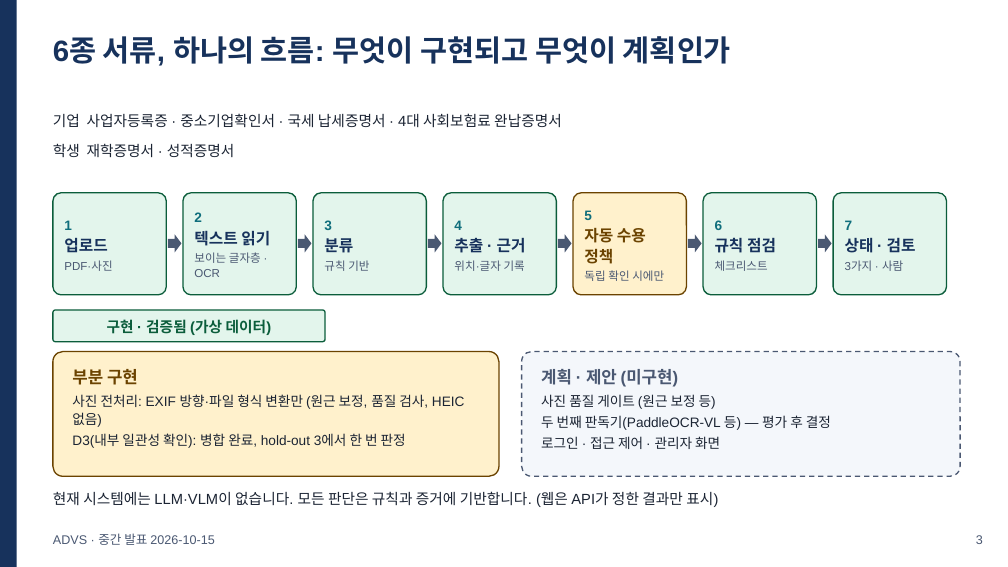
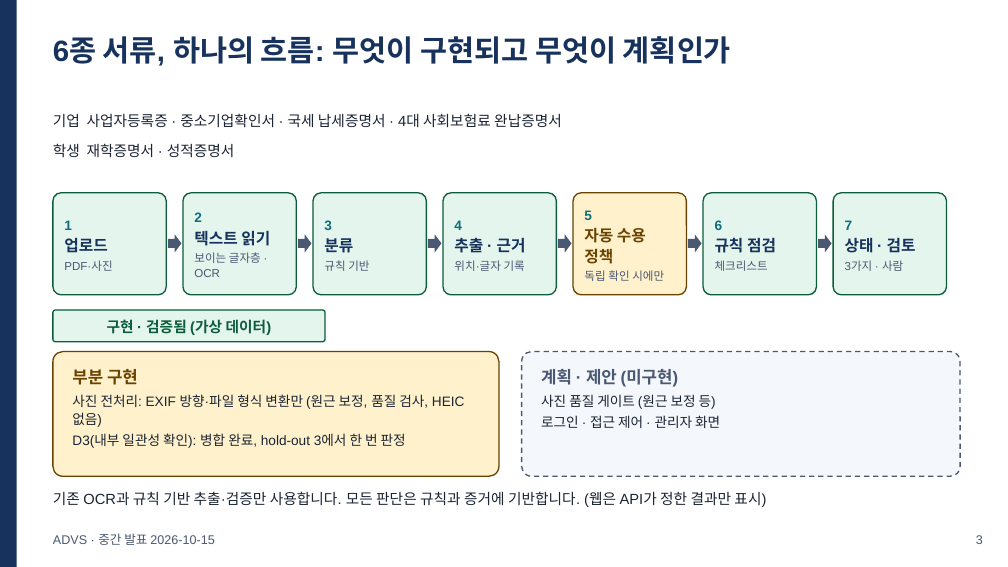
Before and after one commit to khabibro/ADVS, a slide deck: slide 3 of docs/midterm/ADVS_midterm.pptx. Drawn at 1008x567 pixels with LibreOffice and Linux fonts; fonts in the diff are those of the drawing. Boxes give left, top, right and bottom in pixels: in the first picture for what was removed or moved away, otherwise in the second. Text is boxed around its words. In the diff, an @@ line names an element or a change of style, - is before the commit and + after.

```diff
--- a/docs/midterm/ADVS_midterm.pptx
+++ b/docs/midterm/ADVS_midterm.pptx
@@ text in rounded rectangle at bbox=[541, 415, 831, 430]: paragraph removed @@
-두 번째 판독기(PaddleOCR-VL 등) — 평가 후 결정
@@ text at bbox=[53, 491, 766, 507]: text changed @@
-현재 시스템에는 LLM·VLM이 없습니다. 모든 판단은 규칙과 증거에 기반합니다. (웹은 API가 정한 결과만 표시)
+기존 OCR과 규칙 기반 추출·검증만 사용합니다. 모든 판단은 규칙과 증거에 기반합니다. (웹은 API가 정한 결과만 표시)
```
Also in this commit, not shown: 6 other slides changed, 15 other files.
